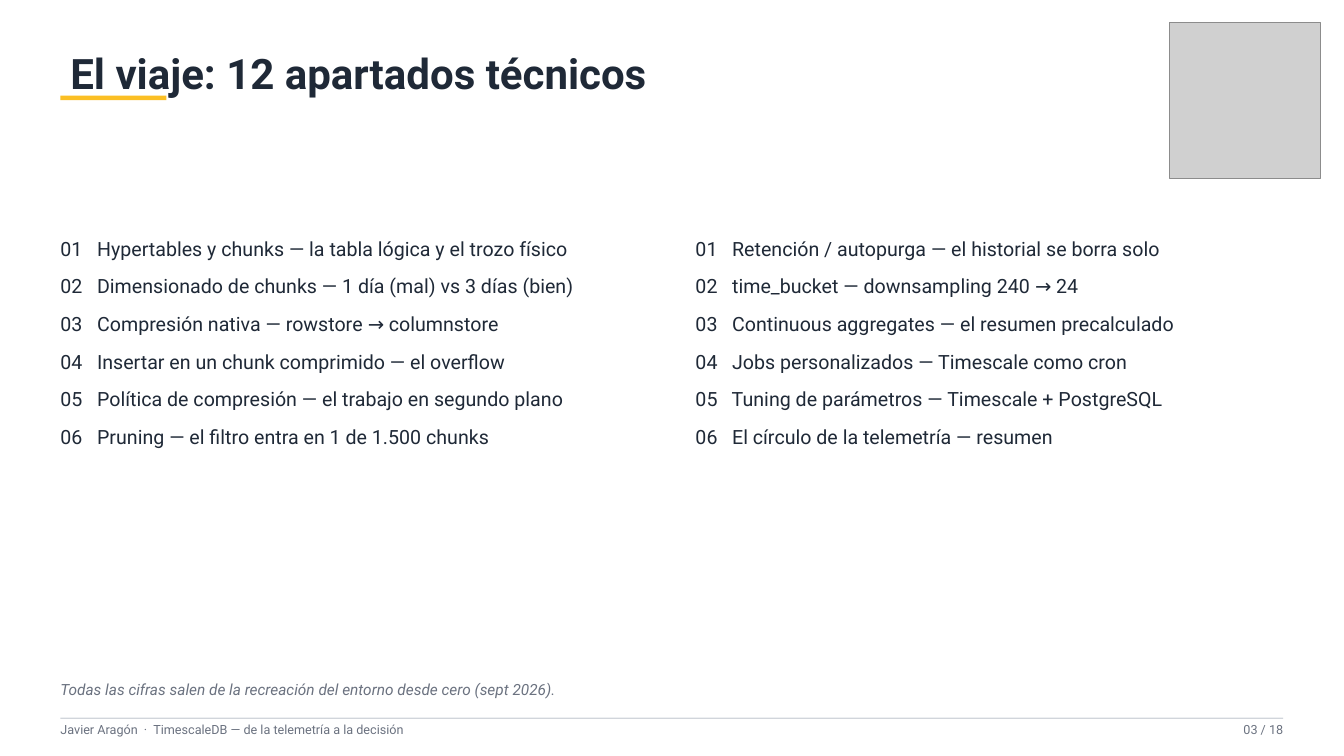
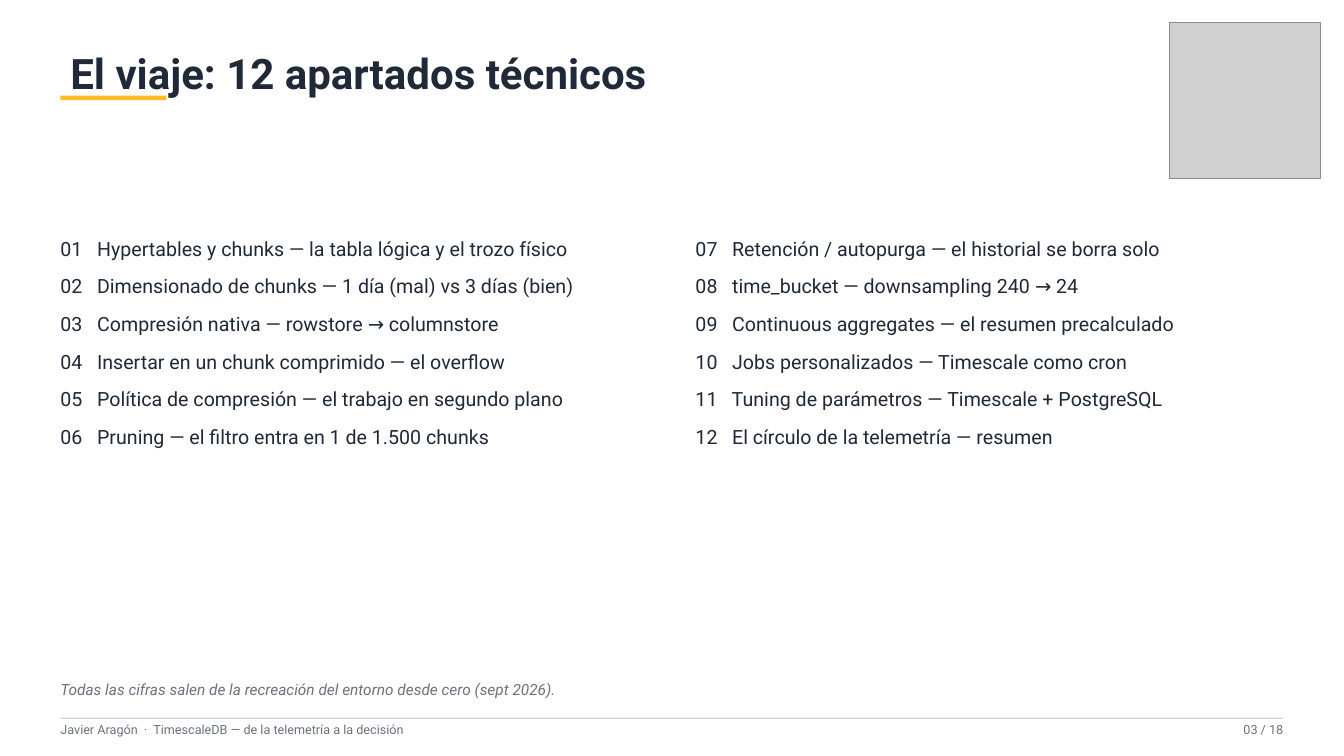
Before and after one commit to xavipuerto/autometrics-demo, a slide deck: slide 3 of presentacion/TimescaleDB-PPT-Javier.pptx. Drawn at 1344x756 pixels with LibreOffice and Linux fonts; fonts in the diff are those of the drawing; grey boxes stand for pictures. Boxes give left, top, right and bottom in pixels: in the first picture for what was removed or moved away, otherwise in the second. Text is boxed around its words. In the diff, an @@ line names an element or a change of style, - is before the commit and + after.

Commit message:
PPT agenda: numerar de forma continua (01-12) en vez de repetir 01-06 en cada columna

```diff
--- a/presentacion/TimescaleDB-PPT-Javier.pptx
+++ b/presentacion/TimescaleDB-PPT-Javier.pptx
@@ text at box(695, 241, 1173, 444): text changed @@
-01 Retención / autopurga — el historial se borra solo
-02 time_bucket — downsampling 240 → 24
-03 Continuous aggregates — el resumen precalculado
-04 Jobs personalizados — Timescale como cron
-05 Tuning de parámetros — Timescale + PostgreSQL
-06 El círculo de la telemetría — resumen
+07 Retención / autopurga — el historial se borra solo
+08 time_bucket — downsampling 240 → 24
+09 Continuous aggregates — el resumen precalculado
+10 Jobs personalizados — Timescale como cron
+11 Tuning de parámetros — Timescale + PostgreSQL
+12 El círculo de la telemetría — resumen
```
Also in this commit, not shown: 1 other file.
